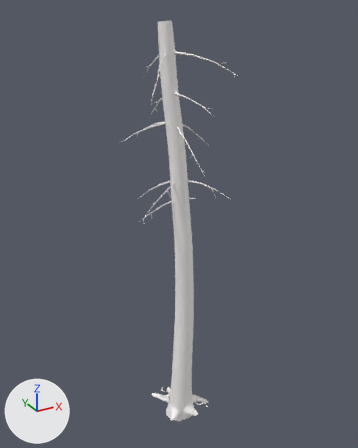
An edit to the glTF model nuri/public/models/trees/snag_10_lod1.glb, drawn before and after from the same camera.
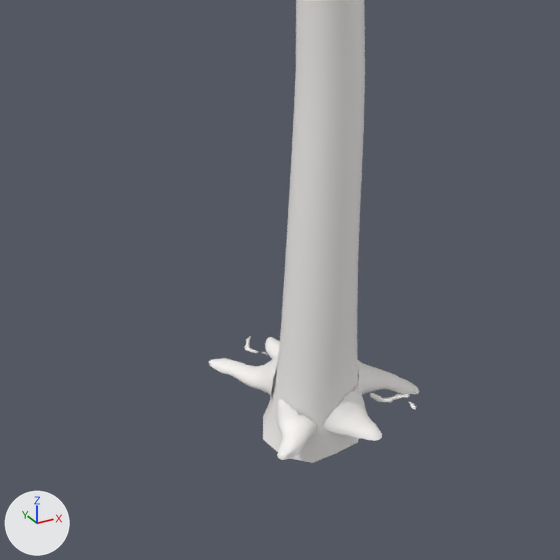
There are two pictures of each version: one whole from a camera (50 mm lens) standing at (-5.16, -9.33, 10.04) and looking at (0.15, 0.32, 5.21), one close up on the part from 26% to 69% of the width and 66% to 100% of the height. Arrows for +X, +Y and +Z are at lower left; the lights stay in place. The last two pictures show the newer version. Vertices at exactly the same position are counted once.

The scene before the commit, as lines of its bpy script (objects in view):
```python
me_snag10_bark = bpy.data.meshes.new('snag10_bark')
me_snag10_bark.from_pydata(...)  # 1870 vertices, 3079 faces; spans x -1.18..1.15, y -1.31..1.64, z -0.33..9.77
me_snag10_bark.materials.append(mat_defaultmaterial)
ob_snag10_bark = bpy.data.objects.new('snag10_bark', me_snag10_bark)
ob_snag10_bark.location = (0.0, 0.0, 0.0)
```
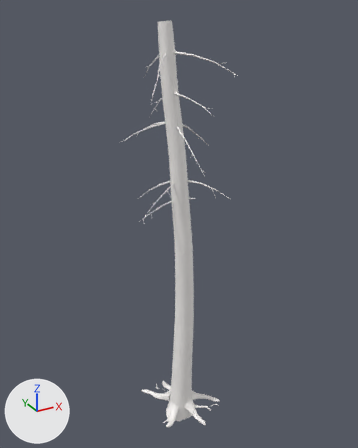
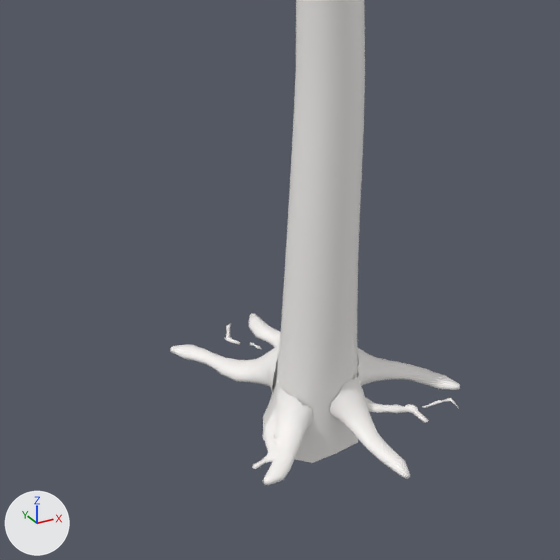
Where the change shows, as pixel boxes (x1, y1, x2, y2) in the close-ups (560 x 560 px; the box of a moved part takes in the faces that stretch with it):
'snag10_bark', reshaped: before (209, 0, 419, 463); after (170, 0, 460, 485)
part 1 of me_snag10_bark, added: after (225, 323, 240, 344)
part 2 of me_snag10_bark, added: after (422, 398, 458, 408)
part 3 of me_snag10_bark, deleted: before (245, 336, 417, 410)
part 4 of me_snag10_bark, moved or reshaped: before (209, 337, 419, 460); after (170, 313, 460, 485)

The edits, one by one:
me_snag10_bark is used by ob_snag10_bark; location (0.0, 0.0, 0.0).
me_snag10_bark had 1870 vertices, 3079 faces and spanned x -1.18..1.15, y -1.31..1.64, z -0.33..9.77.
me_snag10_bark now has 1847 vertices, 3075 faces and spans x -1.18..1.15, y -1.31..1.64, z -0.33..9.77.
me_snag10_bark part 1: a new loose piece of 21 vertices spanning x -0.35..-0.22, y 0.7..0.95, z -0.02..0.01, in mat_defaultmaterial.
me_snag10_bark part 2: a new loose piece of 18 vertices spanning x 0.62..0.86, y -0.7..-0.54, z -0.01..0.0, in mat_defaultmaterial.
me_snag10_bark part 3: 6 loose pieces with 130 vertices, spanning x -0.26..0.6, y -0.52..0.74, z -0.04..0.02, are deleted.
me_snag10_bark part 4: 39 vertices moved from x -0.54..0.6, y -0.41..0.7, z -0.08..0.11 to x -0.74..0.94, y -0.82..-0.02, z -0.08..0.22; 929 vertices removed from x -0.55..0.73, y -0.61..0.7, z -0.08..0.29; 988 vertices added at x -0.76..1.02, y -1.04..0.99, z -0.08..0.36.
Other edits to the shape of me_snag10_bark do not show in these pictures.
